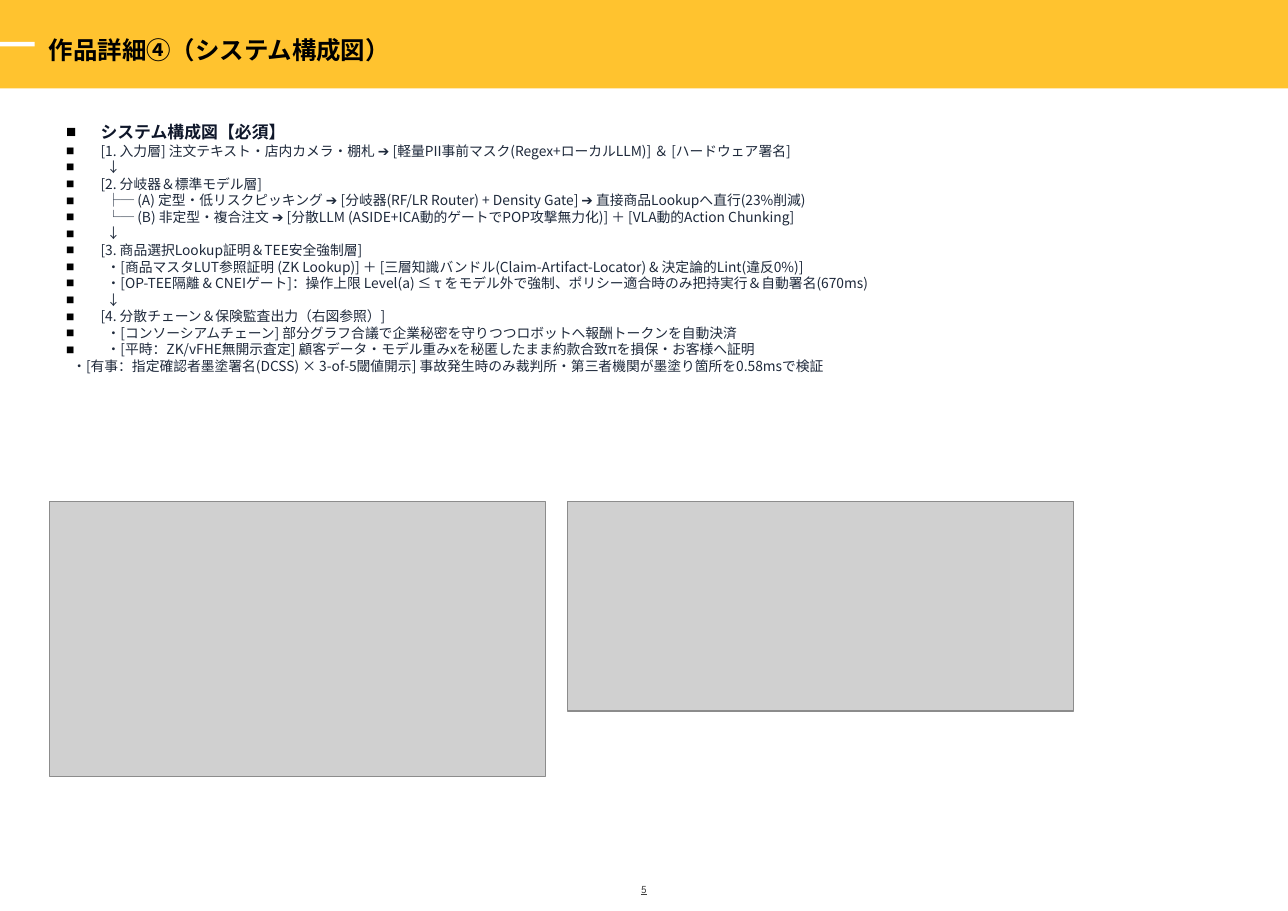
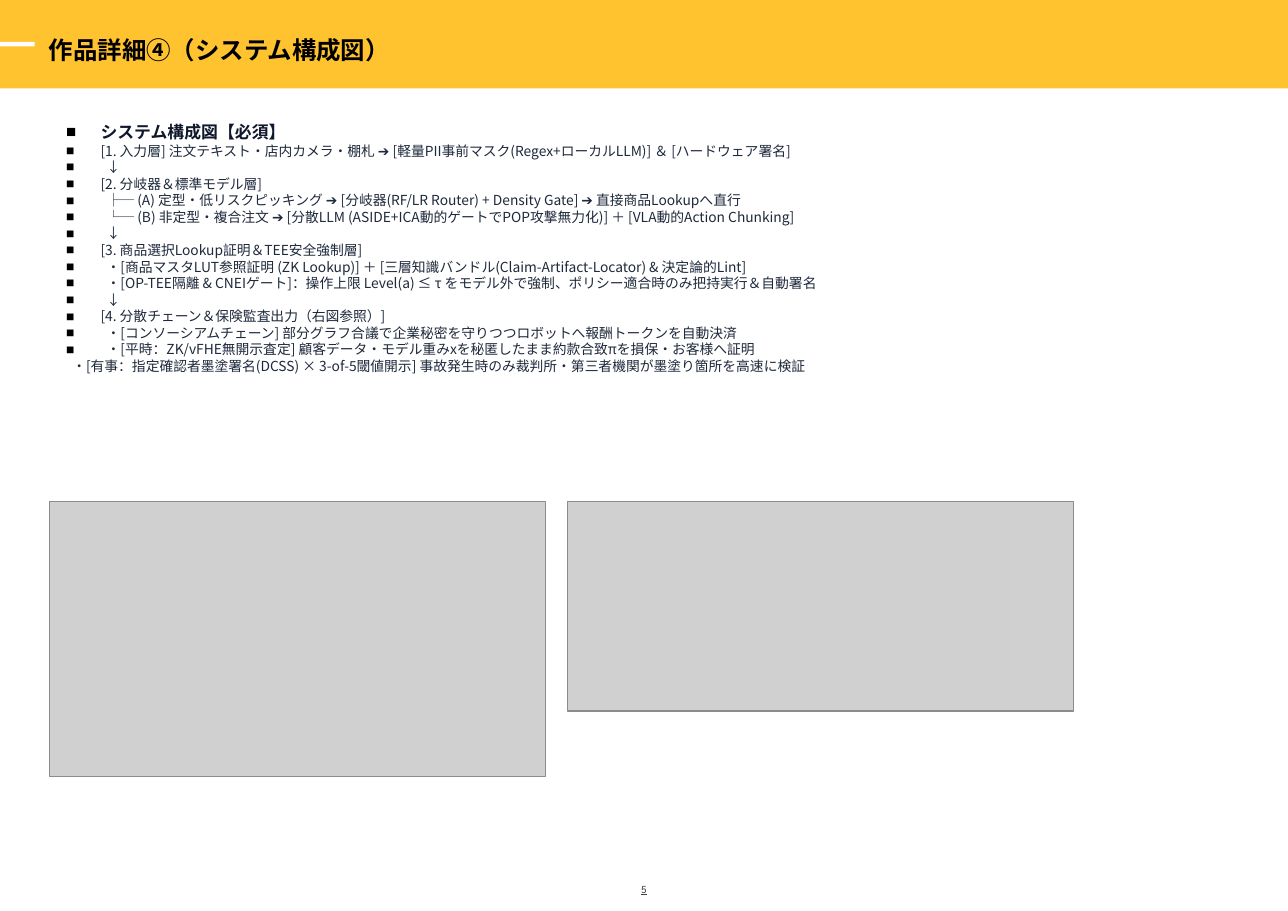
Before and after one commit to sururu-k/ProofPick, a slide deck: slide 6 of submission/zenjyocon_entry_sheet_2026.pptx. Drawn at 1288x911 pixels with LibreOffice and Linux fonts; fonts in the diff are those of the drawing; grey boxes stand for pictures; background and template pictures are left out. Boxes give left, top, right and bottom in pixels: in the first picture for what was removed or moved away, otherwise in the second. Text is boxed around its words. In the diff, an @@ line names an element or a change of style, - is before the commit and + after.

```diff
--- a/submission/zenjyocon_entry_sheet_2026.pptx
+++ b/submission/zenjyocon_entry_sheet_2026.pptx
@@ text at (72,144,817,374): text changed @@
-[1. 入力層] 注文テキスト・店内カメラ・棚札 ➔ [軽量PII事前マスク(Regex+ローカルLLM)] ＆ [ハードウェア署名]
-↓
-[2. 分岐器＆標準モデル層]
-├─ (A) 定型・低リスクピッキング ➔ [分岐器(RF/LR Router) + Density Gate] ➔ 直接商品Lookupへ直行(23%削減)
-└─ (B) 非定型・複合注文 ➔ [分散LLM (ASIDE+ICA動的ゲートでPOP攻撃無力化)] ＋ [VLA動的Action Chunking]
-↓
-[3. 商品選択Lookup証明＆TEE安全強制層]
-・[商品マスタLUT参照証明 (ZK Lookup)] ＋ [三層知識バンドル(Claim-Artifact-Locator) & 決定論的Lint(違反0%)]
-・[OP-TEE隔離 & CNEIゲート]：操作上限 Level(a) ≤ τ をモデル外で強制、ポリシー適合時のみ把持実行＆自動署名(670ms)
-↓
-[4. 分散チェーン＆保険監査出力（右図参照）]
-・[コンソーシアムチェーン] 部分グラフ合議で企業秘密を守りつつロボットへ報酬トークンを自動決済
-・[平時：ZK/vFHE無開示査定] 顧客データ・モデル重みxを秘匿したまま約款合致πを損保・お客様へ証明
-・[有事：指定確認者墨塗署名(DCSS) × 3-of-5閾値開示] 事故発生時のみ裁判所・第三者機関が墨塗り箇所を0.58msで検証
+[1. 入力層] 注文テキスト・店内カメラ・棚札 ➔ [軽量PII事前マスク(Regex+ローカルLLM)] ＆ [ハードウェア署名]
+↓
+[2. 分岐器＆標準モデル層]
+├─ (A) 定型・低リスクピッキング ➔ [分岐器(RF/LR Router) + Density Gate] ➔ 直接商品Lookupへ直行
+└─ (B) 非定型・複合注文 ➔ [分散LLM (ASIDE+ICA動的ゲートでPOP攻撃無力化)] ＋ [VLA動的Action Chunking]
+↓
+[3. 商品選択Lookup証明＆TEE安全強制層]
+・[商品マスタLUT参照証明 (ZK Lookup)] ＋ [三層知識バンドル(Claim-Artifact-Locator) & 決定論的Lint]
+・[OP-TEE隔離 & CNEIゲート]：操作上限 Level(a) ≤ τ をモデル外で強制、ポリシー適合時のみ把持実行＆自動署名
+↓
+[4. 分散チェーン＆保険監査出力（右図参照）]
+・[コンソーシアムチェーン] 部分グラフ合議で企業秘密を守りつつロボットへ報酬トークンを自動決済
+・[平時：ZK/vFHE無開示査定] 顧客データ・モデル重みxを秘匿したまま約款合致πを損保・お客様へ証明
+・[有事：指定確認者墨塗署名(DCSS) × 3-of-5閾値開示] 事故発生時のみ裁判所・第三者機関が墨塗り箇所を高速に検証
```
Also in this commit, not shown: 7 other slides changed, 9 other files.
